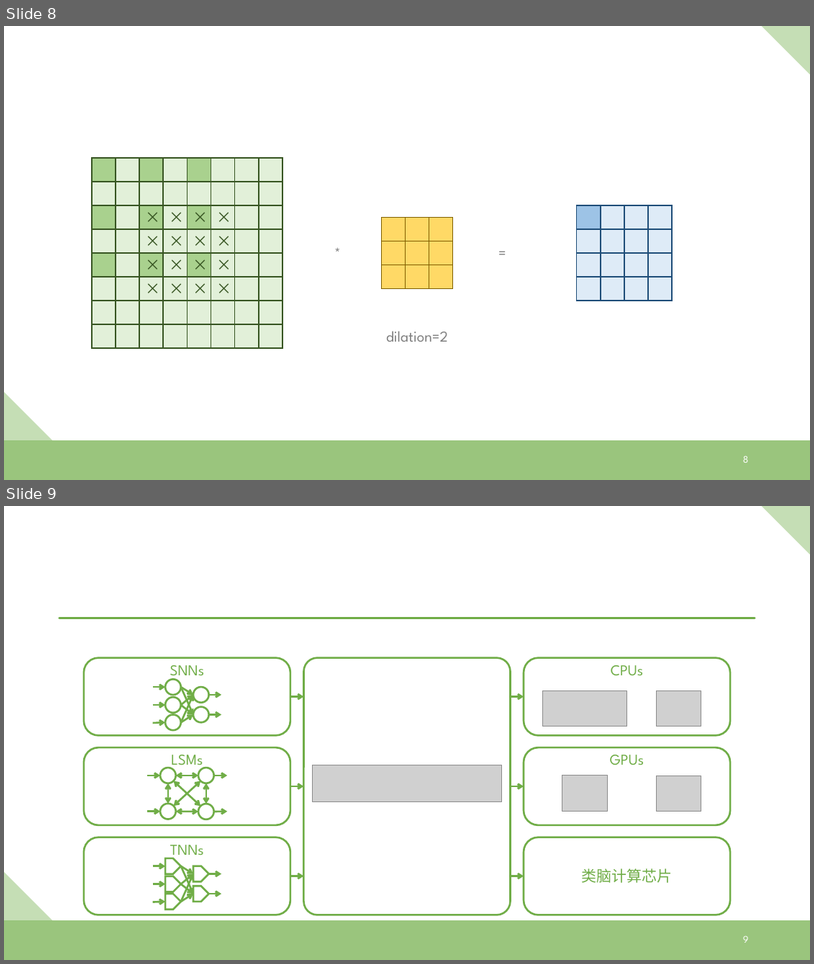
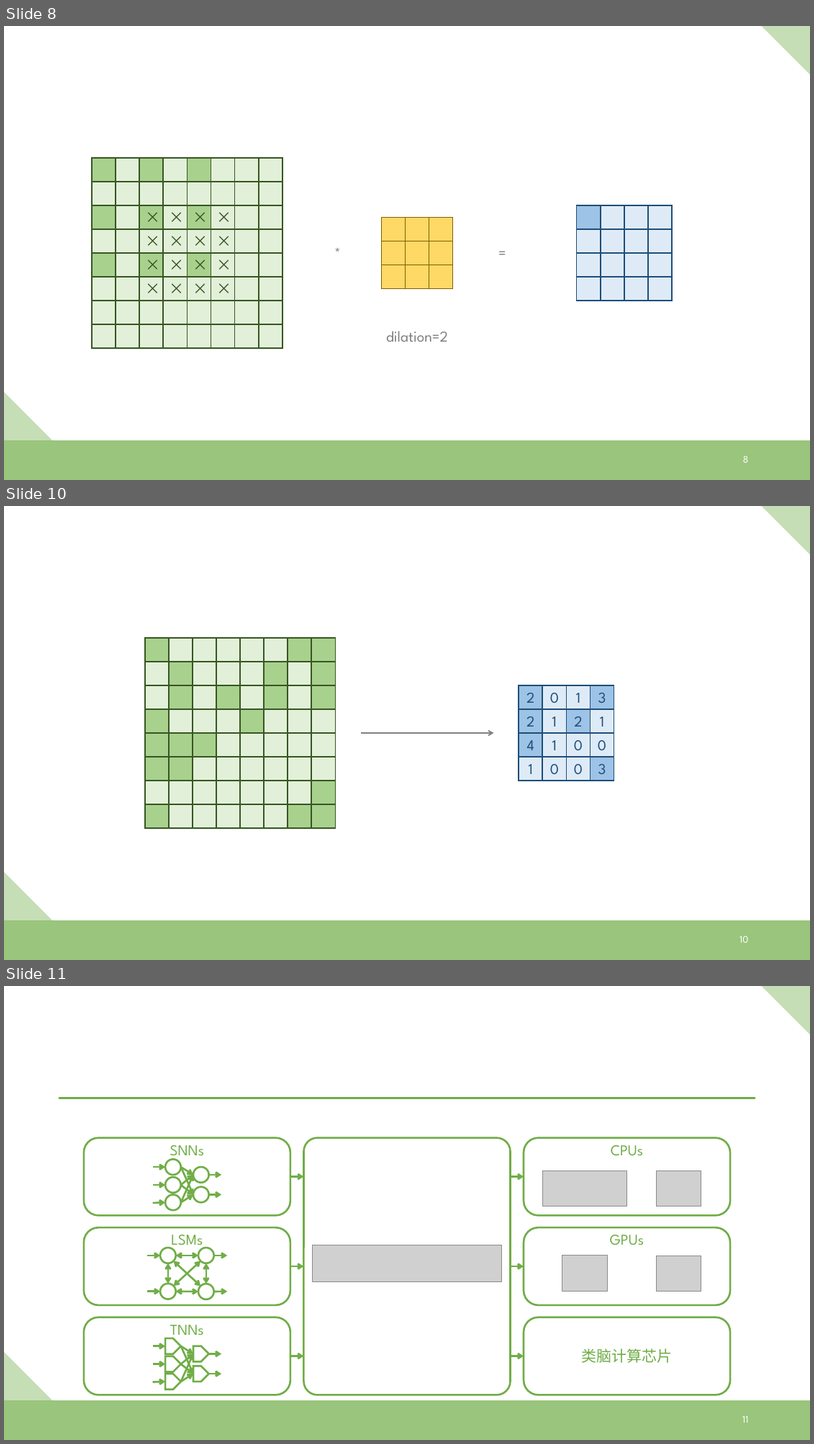
Before and after one commit to xjtuiair-cag/Matterhorn, a slide deck: assets/img.pptx. Shown one above the other, each under a label of ours: slides 8 and 9 before the commit, slides 8, 10 and 11 after it; the slides between them are not shown. The pictures are 814x964 and 814x1444 pixels, drawn with LibreOffice and Linux fonts; fonts in the diff are those of the drawing; grey boxes stand for pictures. Boxes give left, top, right and bottom in pixels: in the first picture for what was removed or moved away, otherwise in the second. Text is boxed around its words. In the diff, an @@ line names an element or a change of style, - is before the commit and + after.

```diff
--- a/assets/img.pptx
+++ b/assets/img.pptx
@@ slide 10 added at (x1=4, y1=506, x2=810, y2=960), background #FFFFFF; not listed: 3 template elements that a slide beside it also shows @@
@@ group added at (x1=145, y1=637, x2=615, y2=828): 80 rectangles, 1 arrow @@
+2
+0
+1
+3
+2
+1
+2
+1
+4
+1
+0
+0
+1
+0
+0
+3
@@ page number added at (x1=740, y1=935, x2=748, y2=942), 12 pt, text #FFFFFF @@
+10
@@ what was slide 9 is now slide 11 @@
@@ page number at (x1=743, y1=1416, x2=748, y2=1422): text changed @@
-9
+11
```
Also in this commit, not shown: 1 other slide added, 14 other files.
